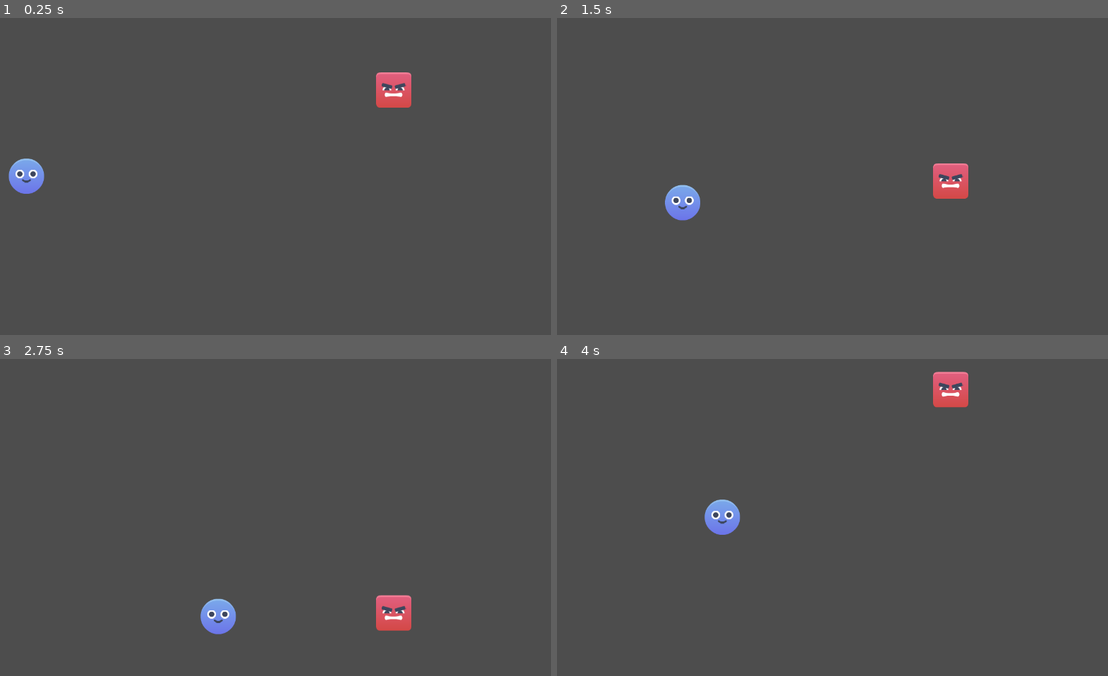
Above: before the commit, frames 1-4 (two rows, left to right).
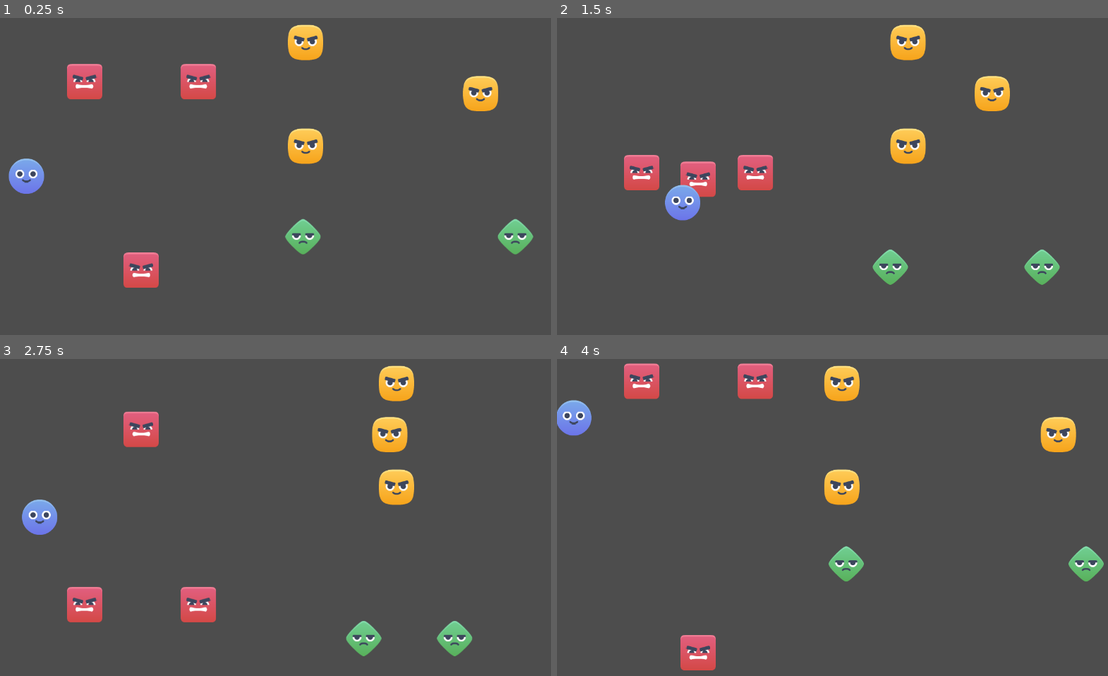
Above: after the commit, the same moments.

Repository: KaanAlpar/gint-danger-dodge
Game: Godot game, scene res://scenes/game.tscn
The game is run twice, just before and just after one commit, with the same random seed, the same clock (stepped at 60 frames per second) and the same inputs.
Inputs:
- Up to frame 1 (0.25 s): no input
- Up to frame 2 (1.5 s): hold D (move_right) 0.53-1.28 s; hold S (move_down) from 1.28 s (still down)
- Up to frame 3 (2.75 s): release S (move_down) at 2.03 s; hold D (move_right) from 2.03 s (still down)
- Up to frame 4 (4 s): release D (move_right) at 2.78 s; hold W (move_up) 2.78-3.53 s; hold A (move_left) from 3.53 s (still down)

The runs differ from the first frame. In frame 1, 5.3% of the frame differs, in the area x 12-97%, y 2-86%; in frame 2, 5.2%; in frame 3, 6.2%; in frame 4, 6.4%, in the area x 0-100%, y 1-99%.

Commit message:
Inherited Scenes

Diff:
--- a/scenes/enemy.tscn
+++ b/scenes/enemy.tscn
@@ -1,47 +1,9 @@
 [gd_scene format=3 uid="uid://chw10etwtlq57"]
 
 [ext_resource type="Script" uid="uid://dp8pxftayek0r" path="res://scripts/enemy.gd" id="1_7p1mj"]
-[ext_resource type="Texture2D" uid="uid://c6ig1nmjvjjw4" path="res://assets/red_square_angry.png" id="2_md0e3"]
 
 [sub_resource type="RectangleShape2D" id="RectangleShape2D_4ra3w"]
 size = Vector2(60, 54)
-
-[sub_resource type="Animation" id="Animation_md0e3"]
-length = 0.001
-tracks/0/type = "value"
-tracks/0/imported = false
-tracks/0/enabled = true
-tracks/0/path = NodePath("Area2D:position")
-tracks/0/interp = 1
-tracks/0/loop_wrap = true
-tracks/0/keys = {
-"times": PackedFloat32Array(0),
-"transitions": PackedFloat32Array(1),
-"update": 0,
-"values": [Vector2(0, 0)]
-}
-
-[sub_resource type="Animation" id="Animation_4ra3w"]
-resource_name = "move"
-loop_mode = 2
-tracks/0/type = "value"
-tracks/0/imported = false
-tracks/0/enabled = true
-tracks/0/path = NodePath("Area2D:position")
-tracks/0/interp = 2
-tracks/0/loop_wrap = true
-tracks/0/keys = {
-"times": PackedFloat32Array(0, 1),
-"transitions": PackedFloat32Array(1, 1),
-"update": 0,
-"values": [Vector2(0, 0), Vector2(0, 600)]
-}
-
-[sub_resource type="AnimationLibrary" id="AnimationLibrary_5uy6h"]
-_data = {
-&"RESET": SubResource("Animation_md0e3"),
-&"move": SubResource("Animation_4ra3w")
-}
 
 [node name="Enemy" type="Node2D" unique_id=521205317]
 script = ExtResource("1_7p1mj")
@@ -49,13 +11,8 @@
 [node name="Area2D" type="Area2D" parent="." unique_id=1726786952]
 
 [node name="Sprite2D" type="Sprite2D" parent="Area2D" unique_id=398096494]
-texture = ExtResource("2_md0e3")
 
 [node name="CollisionShape2D" type="CollisionShape2D" parent="Area2D" unique_id=1211488741]
 shape = SubResource("RectangleShape2D_4ra3w")
 
-[node name="AnimationPlayer" type="AnimationPlayer" parent="." unique_id=783697094]
-libraries/ = SubResource("AnimationLibrary_5uy6h")
-autoplay = &"move"
-
 [connection signal="body_entered" from="Area2D" to="." method="_on_area_2d_body_entered"]
--- a/scenes/game.tscn
+++ b/scenes/game.tscn
@@ -1,8 +1,10 @@
 [gd_scene format=3 uid="uid://cocp0uhnaduxp"]
 
 [ext_resource type="PackedScene" uid="uid://benjpnel47dwy" path="res://scenes/player.tscn" id="1_uwrxv"]
+[ext_resource type="PackedScene" uid="uid://bsfqp0qgpdevr" path="res://scenes/red_enemy.tscn" id="2_lnu2h"]
 [ext_resource type="PackedScene" uid="uid://cnqaw1aymitqy" path="res://scenes/wall.tscn" id="2_yqjtg"]
-[ext_resource type="PackedScene" uid="uid://chw10etwtlq57" path="res://scenes/enemy.tscn" id="3_lnu2h"]
+[ext_resource type="PackedScene" uid="uid://dwfroms6n77yc" path="res://scenes/yellow_enemy.tscn" id="3_lbhrr"]
+[ext_resource type="PackedScene" uid="uid://uallk8ou03bb" path="res://scenes/green_enemy.tscn" id="4_iywne"]
 
 [sub_resource type="RectangleShape2D" id="RectangleShape2D_yqjtg"]
 size = Vector2(799, 20)
@@ -33,11 +35,39 @@
 
 [node name="Enemies" type="Node2D" parent="." unique_id=596120121]
 
-[node name="Enemy" parent="Enemies" unique_id=521205317 instance=ExtResource("3_lnu2h")]
-position = Vector2(893, 71)
+[node name="RedEnemy" parent="Enemies" unique_id=521205317 instance=ExtResource("2_lnu2h")]
+position = Vector2(192, 52)
+
+[node name="RedEnemy2" parent="Enemies" unique_id=2135659904 instance=ExtResource("2_lnu2h")]
+position = Vector2(320, 667)
+scale = Vector2(1, -1)
+
+[node name="Area2D" parent="Enemies/RedEnemy2" index="0" unique_id=1726786952]
+rotation = 3.1415927
+
+[node name="RedEnemy3" parent="Enemies" unique_id=1916614968 instance=ExtResource("2_lnu2h")]
+position = Vector2(450, 52)
+
+[node name="YellowEnemy" parent="Enemies" unique_id=1653108012 instance=ExtResource("3_lbhrr")]
+position = Vector2(646, 57)
+
+[node name="YellowEnemy2" parent="Enemies" unique_id=441433408 instance=ExtResource("3_lbhrr")]
+position = Vector2(1137, 173)
+scale = Vector2(-1, 1)
+
+[node name="YellowEnemy3" parent="Enemies" unique_id=458203699 instance=ExtResource("3_lbhrr")]
+position = Vector2(646, 292)
+
+[node name="GreenEnemy" parent="Enemies" unique_id=1519617562 instance=ExtResource("4_iywne")]
+position = Vector2(656, 466)
+
+[node name="GreenEnemy2" parent="Enemies" unique_id=1421947759 instance=ExtResource("4_iywne")]
+position = Vector2(1200, 466)
+scale = Vector2(-1, 1)
 
 [node name="Player" parent="." unique_id=9245583 instance=ExtResource("1_uwrxv")]
 position = Vector2(60, 360)
 
 [editable path="Walls/Wall3"]
 [editable path="Walls/Wall4"]
+[editable path="Enemies/RedEnemy2"]
--- /dev/null
+++ b/scenes/green_enemy.tscn
@@ -0,0 +1,56 @@
+[gd_scene format=3 uid="uid://uallk8ou03bb"]
+
+[ext_resource type="PackedScene" uid="uid://chw10etwtlq57" path="res://scenes/enemy.tscn" id="1_pi4x2"]
+[ext_resource type="Texture2D" uid="uid://cy0os2op1a3i5" path="res://assets/green_enemy.png" id="2_8d6nc"]
+
+[sub_resource type="RectangleShape2D" id="RectangleShape2D_yk8el"]
+size = Vector2(46, 40)
+
+[sub_resource type="Animation" id="Animation_fwcxi"]
+length = 0.001
+tracks/0/type = "value"
+tracks/0/imported = false
+tracks/0/enabled = true
+tracks/0/path = NodePath("Area2D:position")
+tracks/0/interp = 1
+tracks/0/loop_wrap = true
+tracks/0/keys = {
+"times": PackedFloat32Array(0),
+"transitions": PackedFloat32Array(1),
+"update": 0,
+"values": [Vector2(0, 0)]
+}
+
+[sub_resource type="Animation" id="Animation_y4ro4"]
+resource_name = "move"
+loop_mode = 2
+tracks/0/type = "value"
+tracks/0/imported = false
+tracks/0/enabled = true
+tracks/0/path = NodePath("Area2D:position")
+tracks/0/interp = 2
+tracks/0/loop_wrap = true
+tracks/0/keys = {
+"times": PackedFloat32Array(0, 1),
+"transitions": PackedFloat32Array(1, 1),
+"update": 0,
+"values": [Vector2(0, 0), Vector2(200, 200)]
+}
+
+[sub_resource type="AnimationLibrary" id="AnimationLibrary_nuwt0"]
+_data = {
+&"RESET": SubResource("Animation_fwcxi"),
+&"move": SubResource("Animation_y4ro4")
+}
+
+[node name="GreenEnemy" unique_id=521205317 instance=ExtResource("1_pi4x2")]
+
+[node name="Sprite2D" parent="Area2D" parent_id_path=PackedInt32Array(1726786952) index="0" unique_id=398096494]
+texture = ExtResource("2_8d6nc")
+
+[node name="CollisionShape2D" parent="Area2D" parent_id_path=PackedInt32Array(1726786952) index="1" unique_id=1211488741]
+shape = SubResource("RectangleShape2D_yk8el")
+
+[node name="AnimationPlayer" type="AnimationPlayer" parent="." index="1" unique_id=175469531]
+libraries/ = SubResource("AnimationLibrary_nuwt0")
+autoplay = &"move"
--- /dev/null
+++ b/scenes/red_enemy.tscn
@@ -0,0 +1,50 @@
+[gd_scene format=3 uid="uid://bsfqp0qgpdevr"]
+
+[ext_resource type="PackedScene" uid="uid://chw10etwtlq57" path="res://scenes/enemy.tscn" id="1_fsb3w"]
+[ext_resource type="Texture2D" uid="uid://c6ig1nmjvjjw4" path="res://assets/red_square_angry.png" id="2_or7ri"]
+
+[sub_resource type="Animation" id="Animation_or7ri"]
+length = 0.001
+tracks/0/type = "value"
+tracks/0/imported = false
+tracks/0/enabled = true
+tracks/0/path = NodePath("Area2D:position")
+tracks/0/interp = 1
+tracks/0/loop_wrap = true
+tracks/0/keys = {
+"times": PackedFloat32Array(0),
+"transitions": PackedFloat32Array(1),
+"update": 0,
+"values": [Vector2(0, 0)]
+}
+
+[sub_resource type="Animation" id="Animation_f3bb0"]
+resource_name = "move"
+loop_mode = 2
+tracks/0/type = "value"
+tracks/0/imported = false
+tracks/0/enabled = true
+tracks/0/path = NodePath("Area2D:position")
+tracks/0/interp = 2
+tracks/0/loop_wrap = true
+tracks/0/keys = {
+"times": PackedFloat32Array(0, 1),
+"transitions": PackedFloat32Array(1, 1),
+"update": 0,
+"values": [Vector2(0, 0), Vector2(0, 600)]
+}
+
+[sub_resource type="AnimationLibrary" id="AnimationLibrary_faa20"]
+_data = {
+&"RESET": SubResource("Animation_or7ri"),
+&"move": SubResource("Animation_f3bb0")
+}
+
+[node name="RedEnemy" unique_id=521205317 instance=ExtResource("1_fsb3w")]
+
+[node name="Sprite2D" parent="Area2D" parent_id_path=PackedInt32Array(1726786952) index="0" unique_id=398096494]
+texture = ExtResource("2_or7ri")
+
+[node name="AnimationPlayer" type="AnimationPlayer" parent="." index="1" unique_id=387035615]
+libraries/ = SubResource("AnimationLibrary_faa20")
+autoplay = &"move"
--- /dev/null
+++ b/scenes/yellow_enemy.tscn
@@ -0,0 +1,50 @@
+[gd_scene format=3 uid="uid://dwfroms6n77yc"]
+
+[ext_resource type="PackedScene" uid="uid://chw10etwtlq57" path="res://scenes/enemy.tscn" id="1_tgq7m"]
+[ext_resource type="Texture2D" uid="uid://dvtl2tjd65von" path="res://assets/yellow_enemy.png" id="2_4hmfy"]
+
+[sub_resource type="Animation" id="Animation_2uwp8"]
+length = 0.001
+tracks/0/type = "value"
+tracks/0/imported = false
+tracks/0/enabled = true
+tracks/0/path = NodePath("Area2D:position")
+tracks/0/interp = 1
+tracks/0/loop_wrap = true
+tracks/0/keys = {
+"times": PackedFloat32Array(0),
+"transitions": PackedFloat32Array(1),
+"update": 0,
+"values": [Vector2(0, 0)]
+}
+
+[sub_resource type="Animation" id="Animation_h6i1f"]
+resource_name = "move"
+loop_mode = 2
+tracks/0/type = "value"
+tracks/0/imported = false
+tracks/0/enabled = true
+tracks/0/path = NodePath("Area2D:position")
+tracks/0/interp = 2
+tracks/0/loop_wrap = true
+tracks/0/keys = {
+"times": PackedFloat32Array(0, 1),
+"transitions": PackedFloat32Array(1, 1),
+"update": 0,
+"values": [Vector2(0, 0), Vector2(300, 0)]
+}
+
+[sub_resource type="AnimationLibrary" id="AnimationLibrary_ro1nu"]
+_data = {
+&"RESET": SubResource("Animation_2uwp8"),
+&"move": SubResource("Animation_h6i1f")
+}
+
+[node name="YellowEnemy" unique_id=521205317 instance=ExtResource("1_tgq7m")]
+
+[node name="Sprite2D" parent="Area2D" parent_id_path=PackedInt32Array(1726786952) index="0" unique_id=398096494]
+texture = ExtResource("2_4hmfy")
+
+[node name="AnimationPlayer" type="AnimationPlayer" parent="." index="1" unique_id=996221252]
+libraries/ = SubResource("AnimationLibrary_ro1nu")
+autoplay = &"move"
